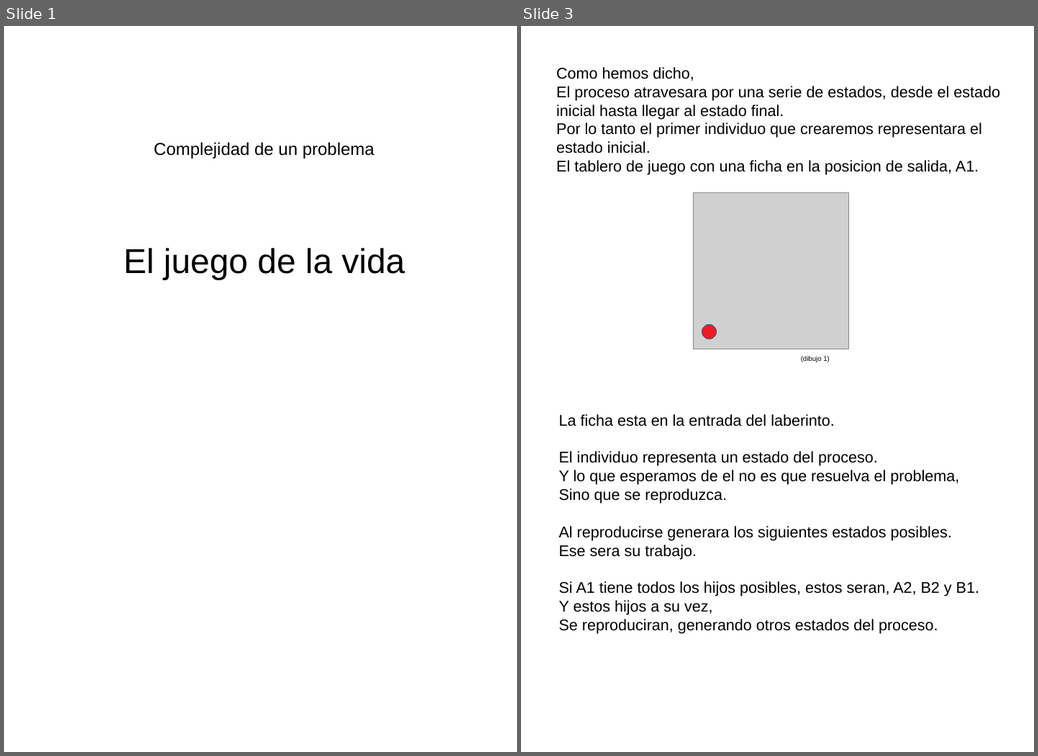
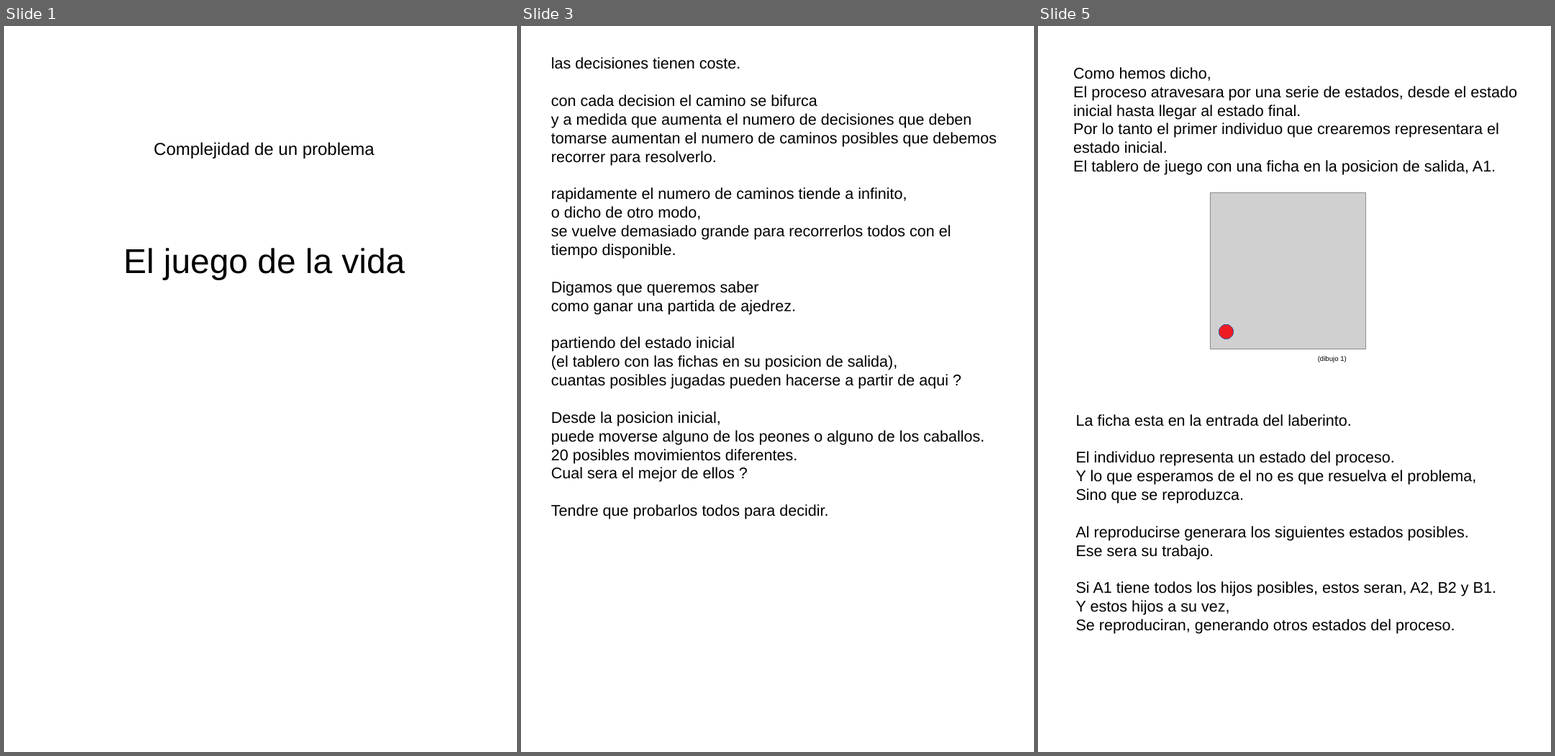
Before and after one commit to fabhrius/La-Cosa, a slide deck: capitulos/Complejidad de un problema/Complejidad de un problema.odp. Shown side by side, each under a label of ours: slides 1 and 3 before the commit, slides 1, 3 and 5 after it; the slides between them are not shown. The pictures are 1038x756 and 1555x756 pixels, drawn with LibreOffice and Linux fonts; fonts in the diff are those of the drawing; grey boxes stand for pictures. Boxes give left, top, right and bottom in pixels: in the first picture for what was removed or moved away, otherwise in the second. Text is boxed around its words. In the diff, an @@ line names an element or a change of style, - is before the commit and + after.

```diff
--- a/capitulos/Complejidad de un problema/Complejidad de un problema.odp
+++ b/capitulos/Complejidad de un problema/Complejidad de un problema.odp
@@ slide 3 added at [521,26,1034,752], background #FFFFFF @@
@@ text added at [551,57,997,482], 18 pt, text #000000 @@
+las decisiones tienen coste.
+con cada decision el camino se bifurca
+y a medida que aumenta el numero de decisiones que deben tomarse aumentan el numero de caminos posibles que debemos recorrer para resolverlo.
+rapidamente el numero de caminos tiende a infinito,
+o dicho de otro modo,
+se vuelve demasiado grande para recorrerlos todos con el tiempo disponible.
+Digamos que queremos saber
+como ganar una partida de ajedrez.
+partiendo del estado inicial
+(el tablero con las fichas en su posicion de salida),
+cuantas posibles jugadas pueden hacerse a partir de aqui ?
+Desde la posicion inicial,
+puede moverse alguno de los peones o alguno de los caballos.
+20 posibles movimientos diferentes.
+Cual sera el mejor de ellos ?
+Tendre que probarlos todos para decidir.
@@ what was slide 3 is now slide 5 @@
```
Also in this commit, not shown: 2 other slides added, 1 slide removed, 1 other file.
